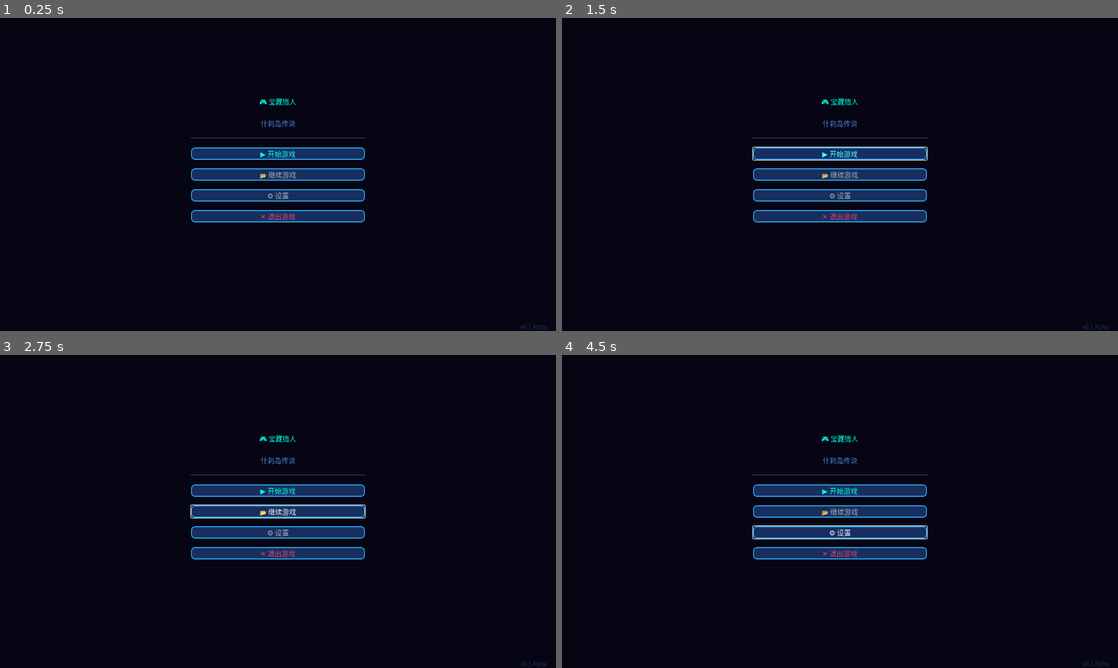
Above: before the commit, frames 1-4 (two rows, left to right).
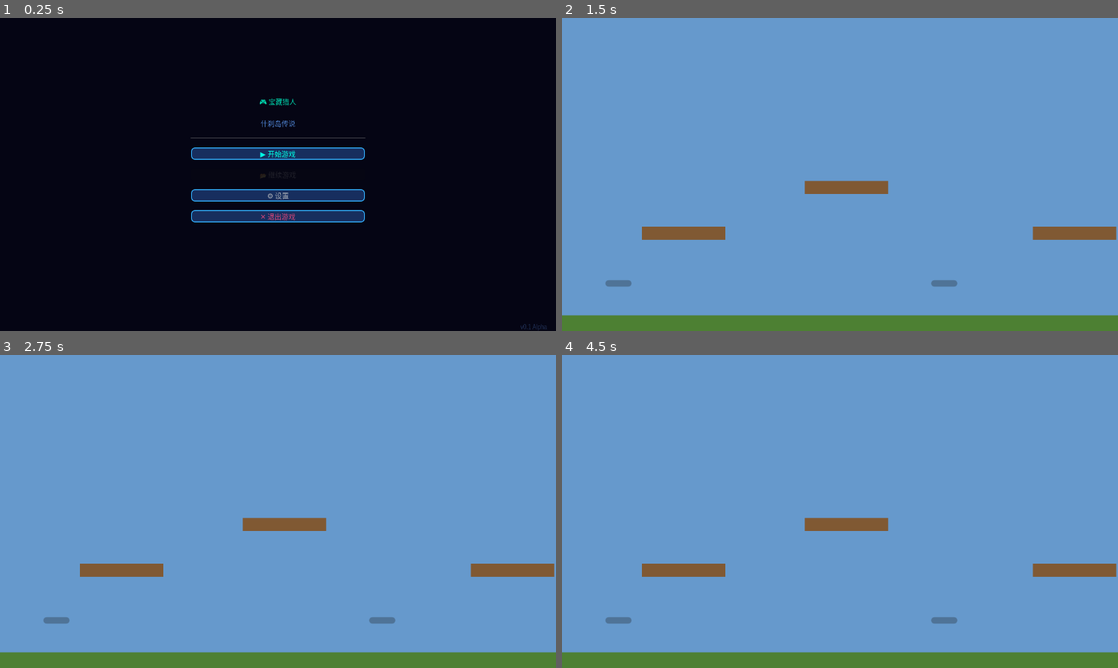
Above: after the commit, the same moments.

Repository: wenzy-tech/godot-adventure
Game: Godot game, scene res://Levels/TitleScreen.tscn
Same seed, same stepped clock (60 frames per second), same inputs: the game is played once before the commit and once after it.
Inputs (mouse positions are in pixels of both pictures, inside the frame that each line leads up to):
- Up to frame 1 (0.25 s): no input
- Up to frame 2 (1.5 s): click "▶ 开始游戏" at 0.5 s; click (840, 152) at 1.25 s, where only the run before the commit has a clickable "▶ 开始游戏"
- Up to frame 3 (2.75 s): click (278, 511) at 2 s, where only the run before the commit has a clickable "📂 继续游戏"
- Up to frame 4 (4.5 s): click (840, 533) at 2.75 s, where only the run before the commit has a clickable "⚙ 设置"; click (840, 511) at 3.5 s, where only the run before the commit has a clickable "📂 继续游戏"; click (840, 533) at 4.25 s, where only the run before the commit has a clickable "⚙ 设置"

The runs differ from the first frame. In frame 1, 1.3% of the frame differs, in the area x 34-66%, y 25-52%; in frame 2, 100%, in the area x 0-100%, y 0-100%; in frame 3, 100%; in frame 4, 100%.

Commit message:
Fix TitleScreen.tscn: attach script properly

Diff:
--- a/Levels/TitleScreen.tscn
+++ b/Levels/TitleScreen.tscn
@@ -1,6 +1,7 @@
-[gd_scene load_steps=3 format=3 uid="uid://title_screen"]
+[gd_scene load_steps=4 format=3 uid="uid://title_screen"]
 
-[ext_resource path="res://Resources/fonts/font.ttf" type="FontFile" id=1]
+[ext_resource path="res://Levels/TitleScreen.gd" type="Script" id=1]
+[ext_resource path="res://Resources/fonts/font.ttf" type="FontFile" id=2]
 
 [sub_resource type="StyleBoxFlat" id="StyleBoxFlat_btn"]
 bg_color = Color(0.1, 0.2, 0.4, 0.9)
@@ -21,7 +22,7 @@
 anchor_bottom = 1.0
 grow_horizontal = 2
 grow_vertical = 2
-theme_override_colors/font_color = Color(0.2, 0.7, 1.0, 1.0)
+script = ExtResource(1)
 
 [node name="BG" type="ColorRect" parent="."]
 layout_mode = 1
Not shown: 6 places in Levels/TitleScreen.tscn that only renumber resources
